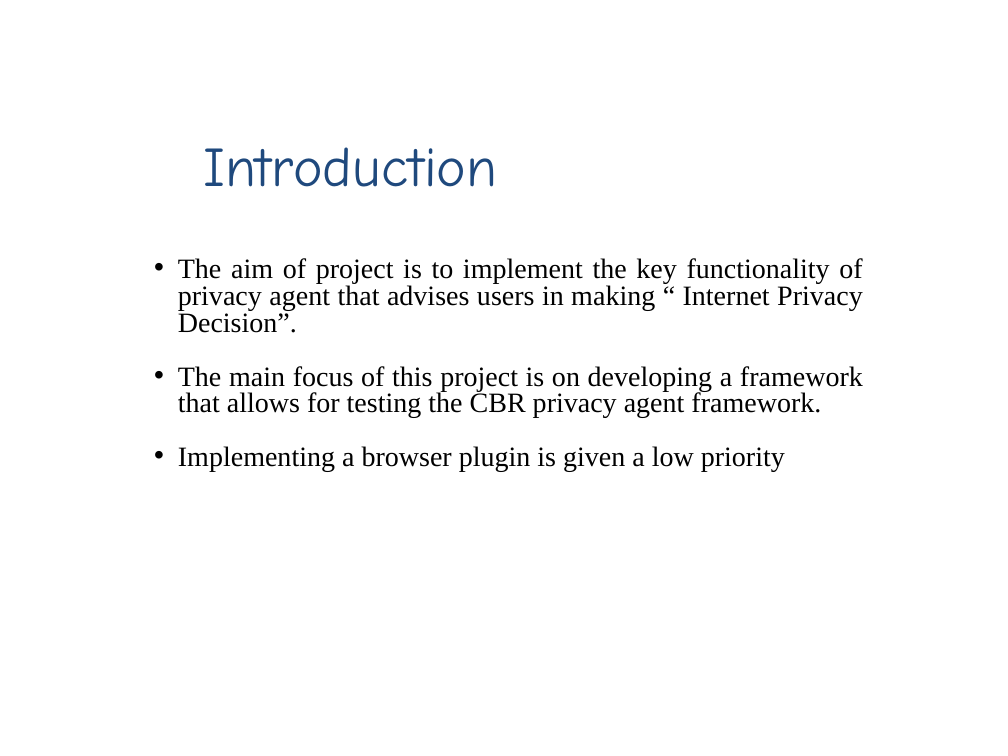
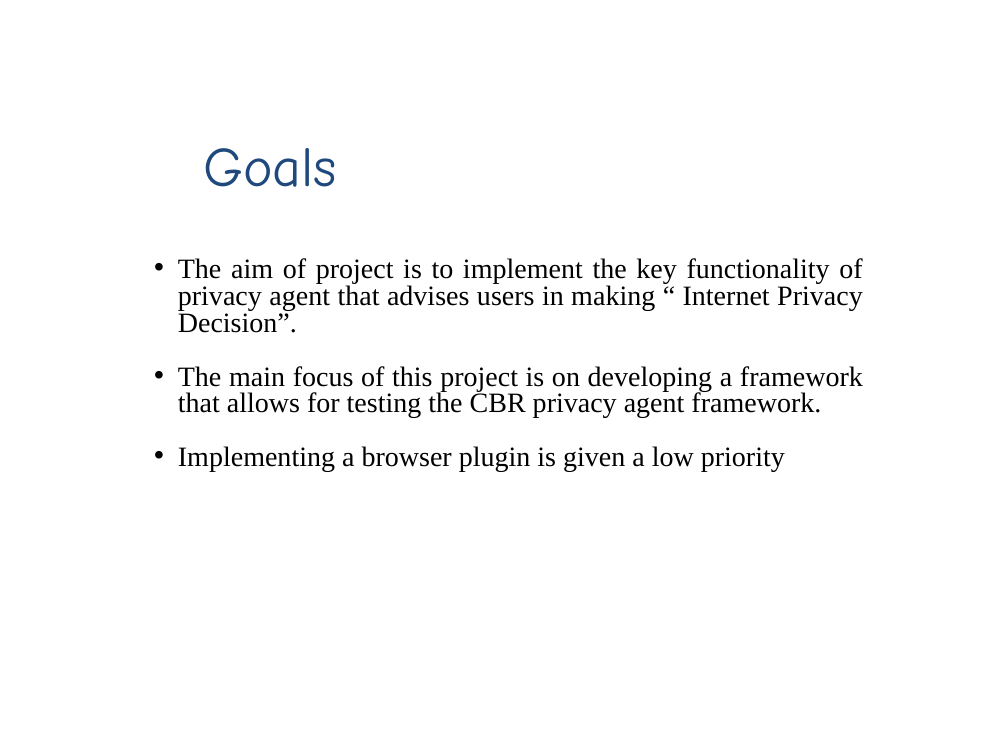
Before and after one commit to iernie/Costumer-Driven-Project, a slide deck: slide 4 of report/DesignReport/Presentation1.pptx (slide 3 before the commit). Drawn at 1008x756 pixels with LibreOffice and Linux fonts; fonts in the diff are those of the drawing; background and template pictures are left out. Boxes give left, top, right and bottom in pixels: in the first picture for what was removed or moved away, otherwise in the second. Text is boxed around its words. In the diff, an @@ line names an element or a change of style, - is before the commit and + after.

```diff
--- a/report/DesignReport/Presentation1.pptx
+++ b/report/DesignReport/Presentation1.pptx
@@ text at box(203, 148, 337, 187): text changed @@
-Introduction
+Goals
```
Also in this commit, not shown: 2 other slides changed, 5 slides added, 3 slides removed, 1 other file.
